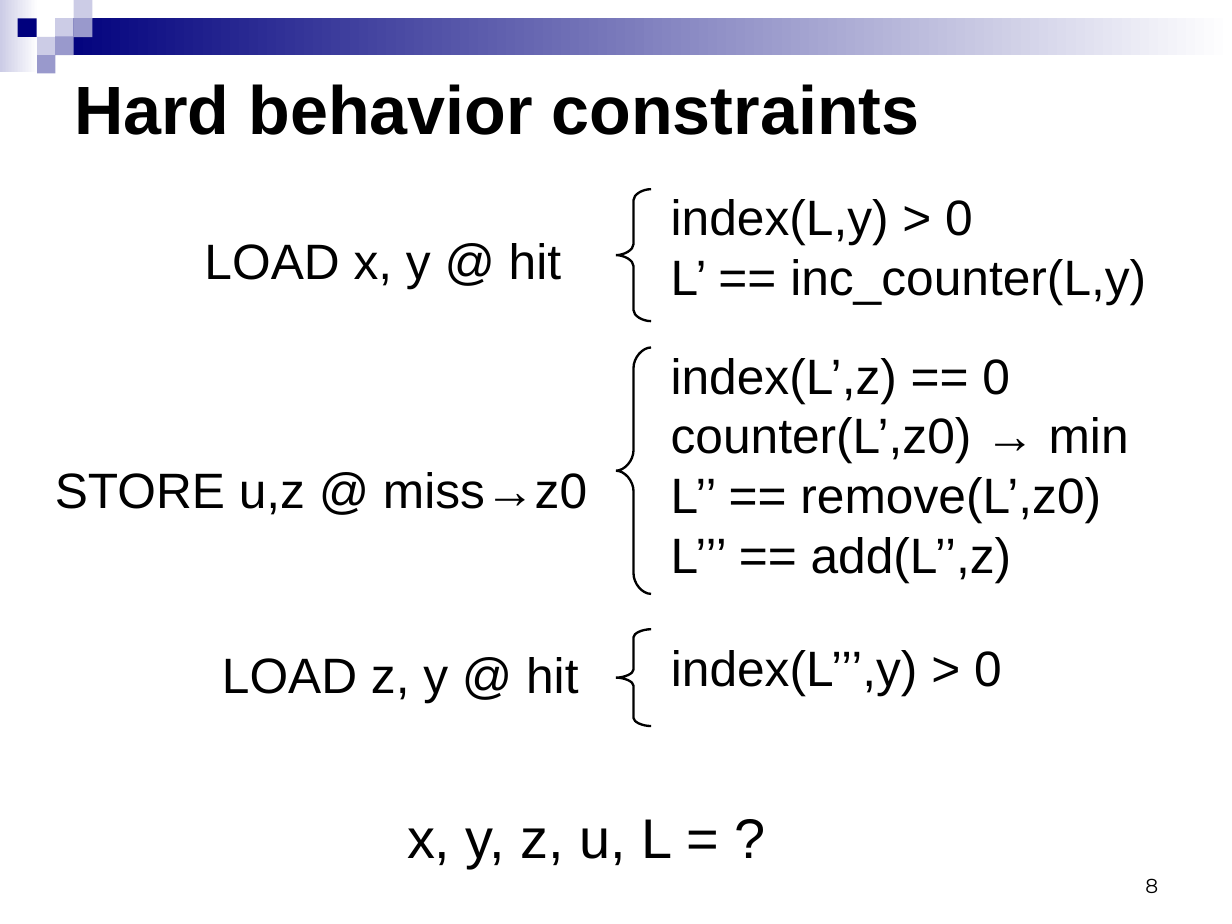
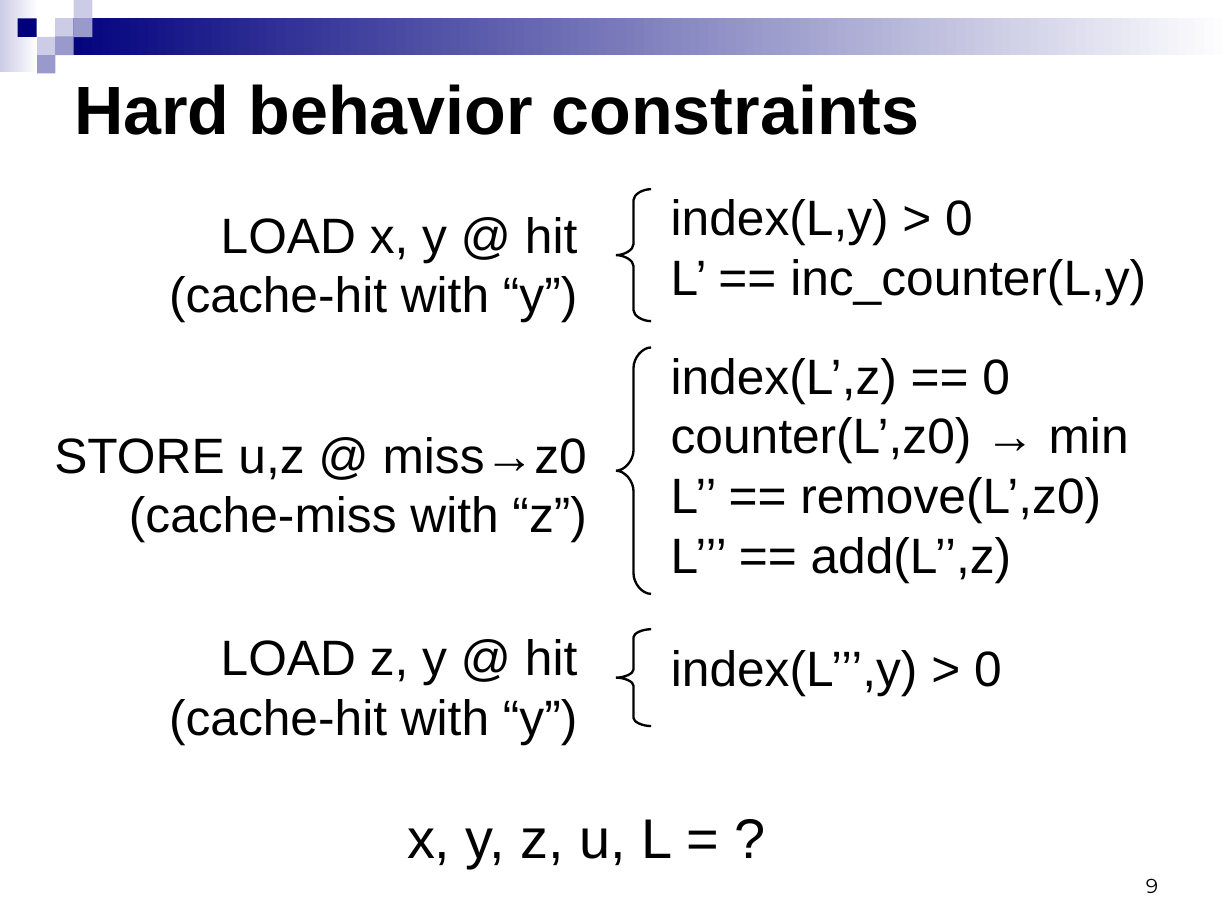
Before and after one commit to kornevgen/tesla-project, a slide deck: slide 9 of papers/unpublished/SummerSchool09/sumsch09-3.ppt (slide 8 before the commit). Drawn at 1232x924 pixels with LibreOffice and Linux fonts; fonts in the diff are those of the drawing. Boxes give left, top, right and bottom in pixels: in the first picture for what was removed or moved away, otherwise in the second. Text is boxed around its words. In the diff, an @@ line names an element or a change of style, - is before the commit and + after.

```diff
--- a/papers/unpublished/SummerSchool09/sumsch09-3.ppt
+++ b/papers/unpublished/SummerSchool09/sumsch09-3.ppt
@@ text "LOAD x, y @ hit": place and size @@
-text "LOAD x, y @ hit" at [204,243,561,289]
+text "LOAD x, y @ hit" at [169,217,577,322]
@@ text at [221,217,577,262]: alignment left to right @@
@@ text at [169,276,577,322]: paragraph added @@
+(cache-hit with “y”)
@@ text at [54,437,587,542]: text changed @@
-STORE u,z @ miss→z0
+STORE u,z @ miss→z0
+(cache-miss with “z”)
@@ text at [169,639,577,744]: text changed @@
-LOAD z, y @ hit
+LOAD z, y @ hit
+(cache-hit with “y”)
@@ page number at [1146,878,1158,893]: text changed @@
-8
+9
```
Also in this commit, not shown: 13 other slides changed, 1 slide added.
